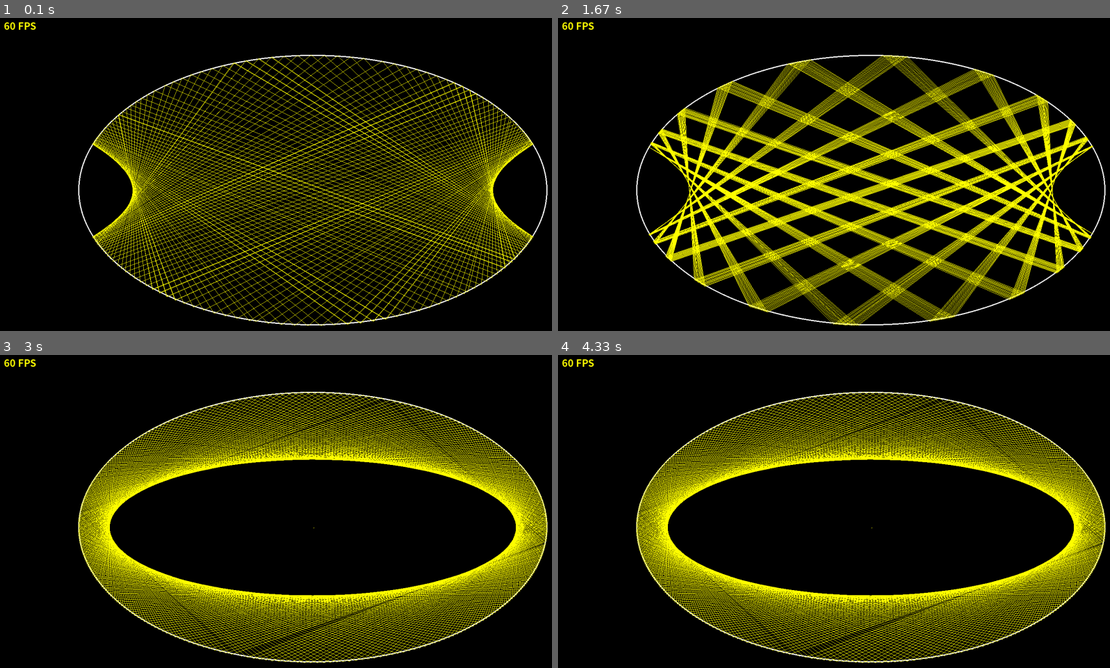
Above: before the commit, frames 1-4 (two rows, left to right).
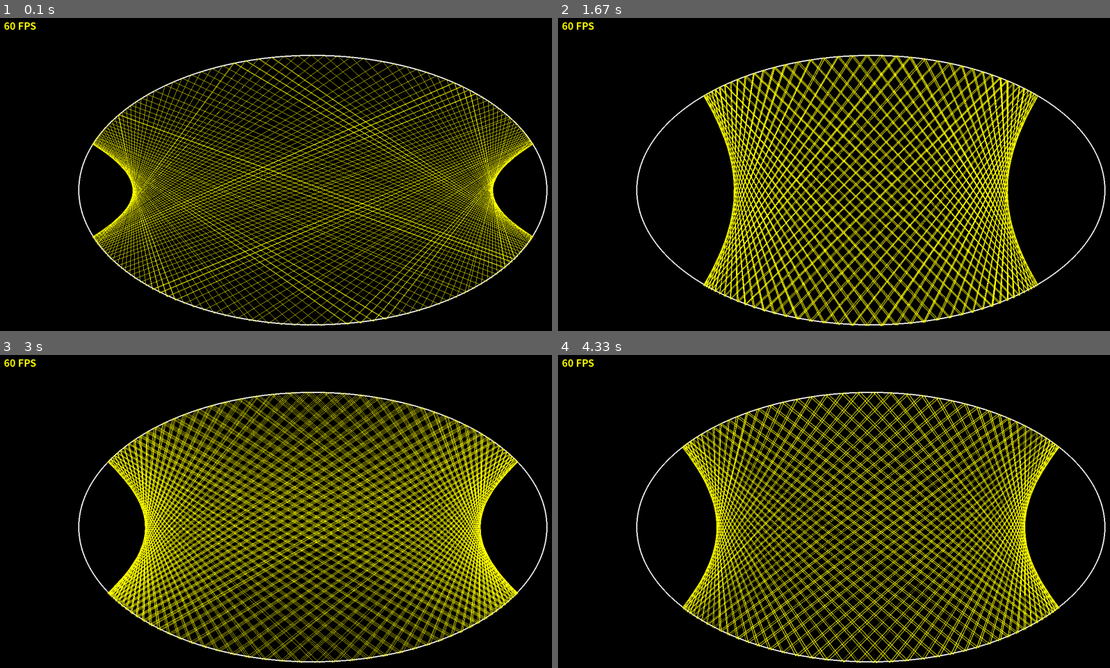
Above: after the commit, the same moments.

Repository: kysth0707/ellipseSimulator
Game: pygame game, started from reflection.py
Same seed, same stepped clock (60 frames per second), same inputs: the game is played once before the commit and once after it.
Inputs (mouse positions are in pixels of both pictures, inside the frame that each line leads up to):
- Up to frame 1 (0.1 s): no input
- Up to frame 2 (1.67 s): click (872, 190) at 0.38 s; hold Right 0.67-1.13 s; move the mouse to (1071, 180) at 0.7 s; hold Right 1.17-1.63 s; move the mouse to (872, 212) at 1.2 s
- Up to frame 3 (3 s): hold Left 1.67-2.2 s; move the mouse to (160, 530) at 1.7 s; hold Left 2.23-2.63 s; move the mouse to (375, 605) at 2.27 s
- Up to frame 4 (4.33 s): hold Right 3.83-4.3 s; move the mouse to (944, 558) at 3.87 s

The runs differ from the first frame. In frame 1, 0.1% of the frame differs, in the area x 56-93%, y 32-56%; in frame 2, 36%; in frame 3, 43%, in the area x 14-100%, y 11-99%; in frame 4, 39%.

Commit message:
Update reflection.py

Diff:
--- a/reflection.py
+++ b/reflection.py
@@ -153,6 +153,7 @@
 	assert init_x**2 / a**2 + init_y**2 / b**2 <= 1
 
 	segments = []
+
 	k, c = make_line(pos, angle)
 	if k not in NINTIES:
 		func = intersection
@@ -170,7 +171,7 @@
 
 	sect_x, sect_y = intersects[index]
 
-	segments.append([(init_x, init_y), (sect_x, sect_y)])
+	segments.append([(init_x * SCALE, init_y * SCALE), (sect_x * SCALE, sect_y * SCALE)])
 
 	start_x, start_y = sect_x, sect_y
 	current_k = k
@@ -289,7 +290,12 @@
 			lastSegments = segments.copy()
 			# 갱신 필요
 			mousePos = (-(ScreenWidth/2-mouseX)/SCALE, (ScreenHeight/2-mouseY)/SCALE)
-			segments = recursive_reflect(originala, originalb, mousePos, 20, 360, SCALE)
+			# segments = []
+			# for angle in range(0, 360, 20):
+			# 	temp = recursive_reflect(originala, originalb, mousePos, angle, 100, SCALE)
+			# 	for x in temp:
+			# 		segments.append(x)
+			segments = recursive_reflect(originala, originalb, mousePos, 45, 360, SCALE)
 		except:
 			segments = lastSegments
 			pass
